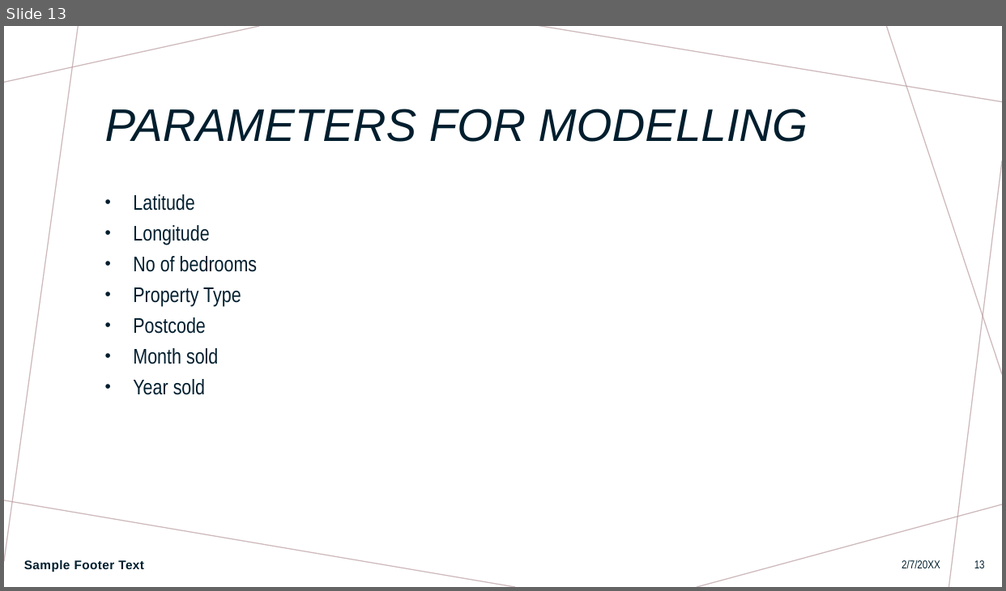
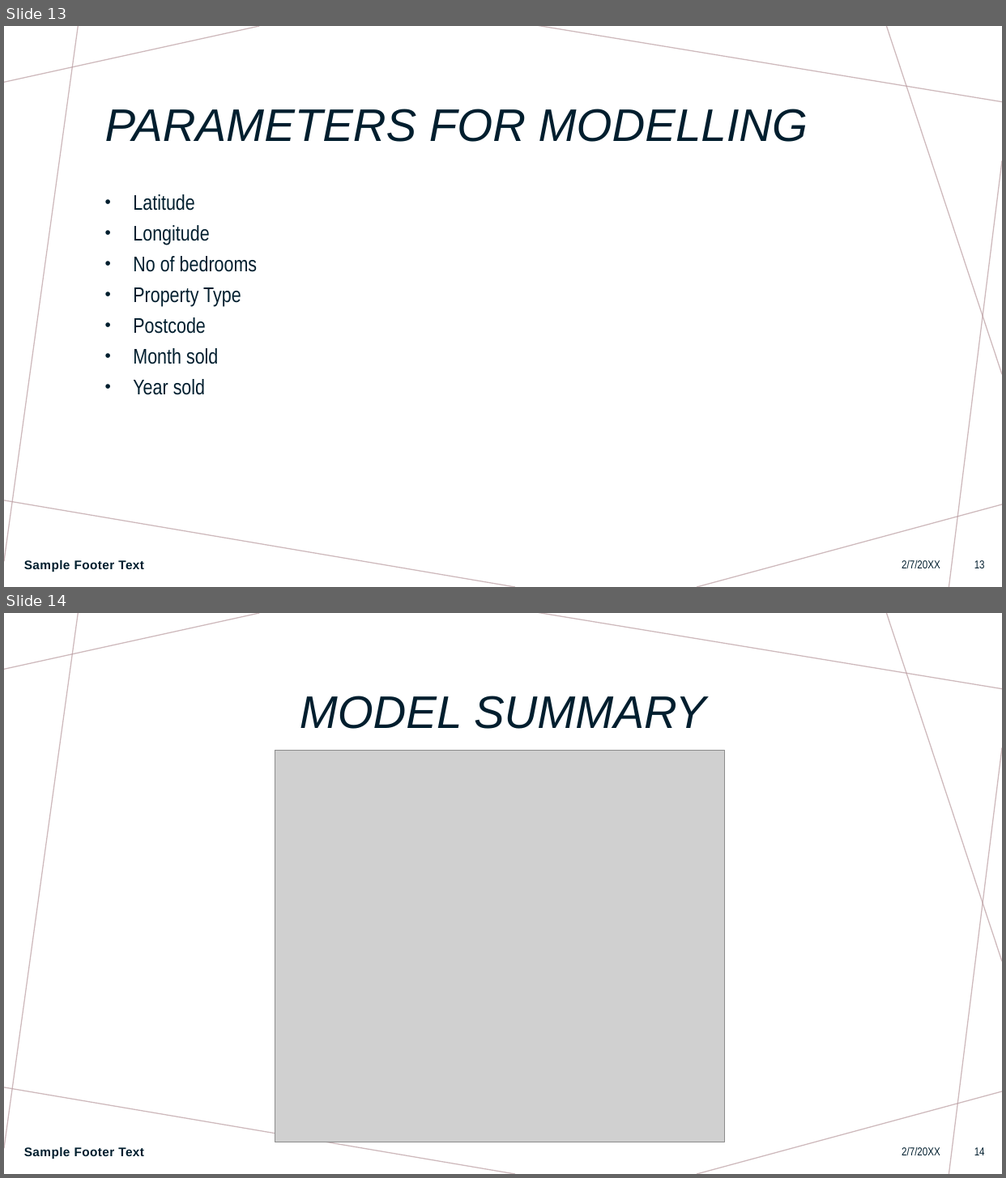
Before and after one commit to Anguyensfg/project-4, a slide deck: Project 4.pptx. Shown one above the other, each under a label of ours: slide 13 before the commit, slides 13 and 14 after it. The pictures are 1006x591 and 1006x1178 pixels, drawn with LibreOffice and Linux fonts; fonts in the diff are those of the drawing; grey boxes stand for pictures. Boxes give left, top, right and bottom in pixels: in the first picture for what was removed or moved away, otherwise in the second. Text is boxed around its words. In the diff, an @@ line names an element or a change of style, - is before the commit and + after.

```diff
--- a/Project 4.pptx
+++ b/Project 4.pptx
@@ slide 14 added at bbox=[4, 613, 1002, 1174], background #FFFFFF; not listed: 7 template elements that a slide beside it also shows @@
@@ title added at bbox=[300, 696, 705, 729], 44 pt, text #001E2E, italic @@
+MODEL SUMMARY
@@ picture added at bbox=[275, 750, 724, 1142] @@
@@ text added at bbox=[24, 1148, 144, 1159], 12 pt, text #001E2E, bold @@
+Sample Footer Text
@@ text added at bbox=[901, 1148, 940, 1156], 11 pt, text #001E2E @@
+2/7/20XX
@@ page number added at bbox=[974, 1148, 985, 1156], 11 pt, text #001E2E @@
+14
```
Also in this commit, not shown: 1 other slide added, 1 other file.
